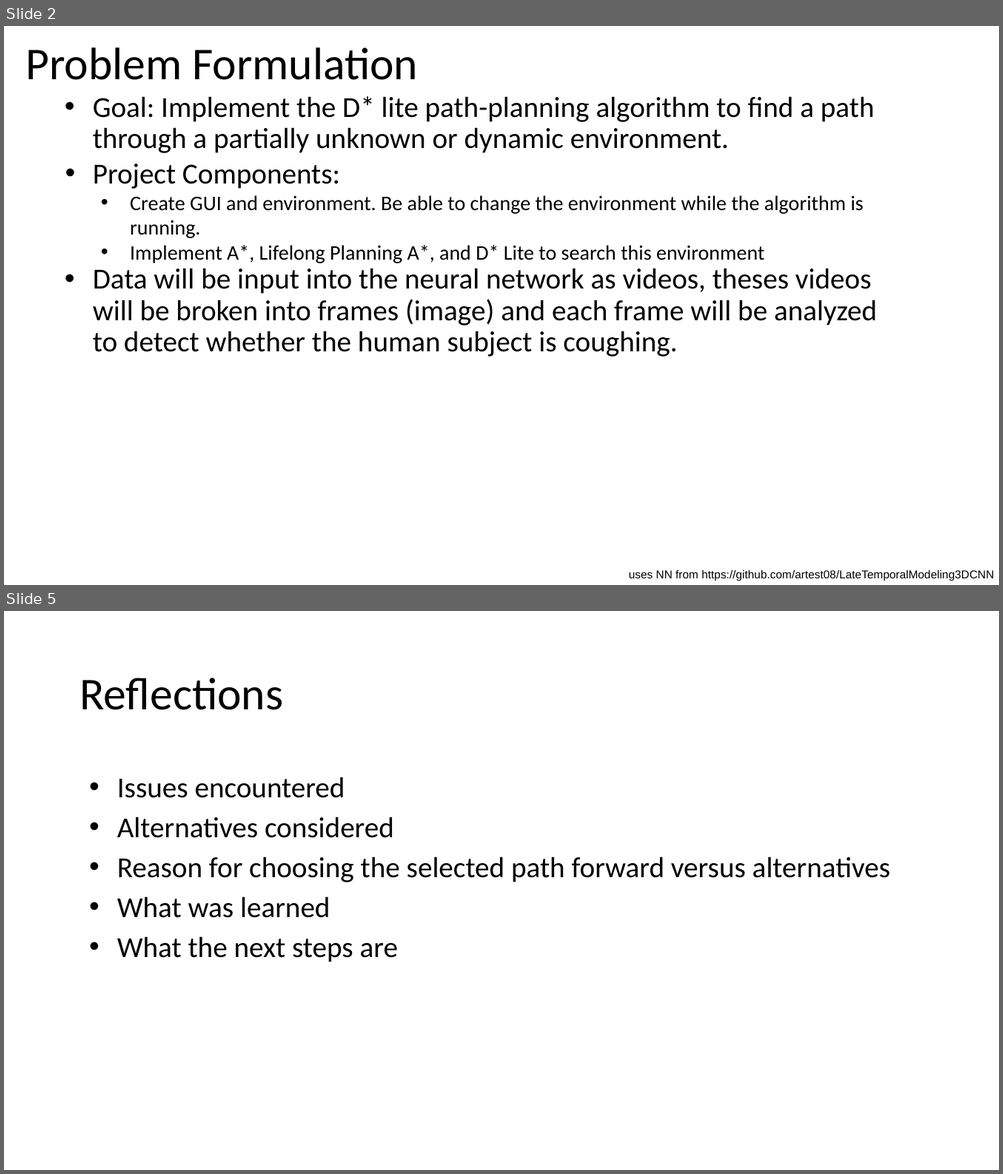
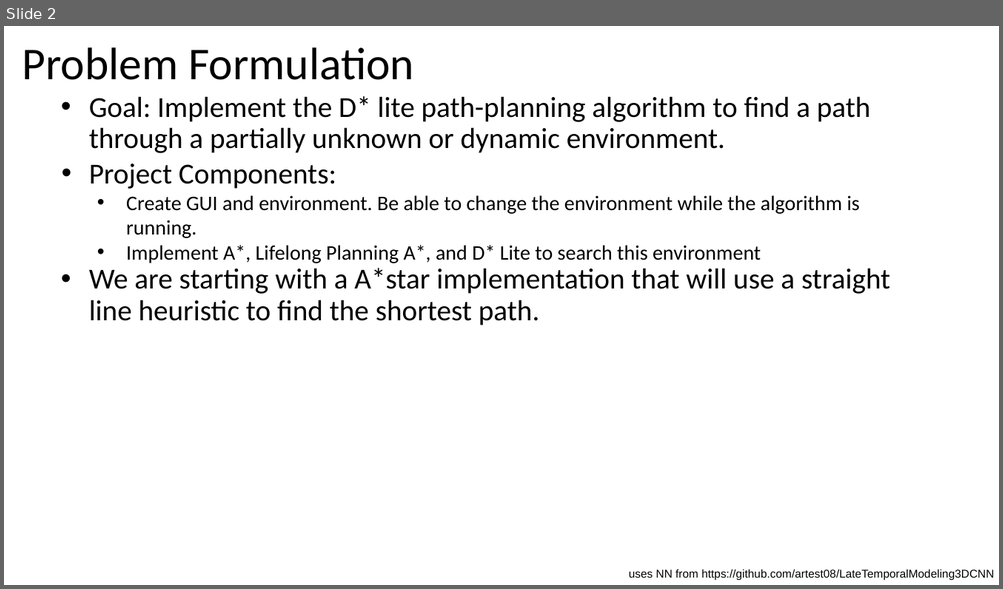
Before and after one commit to andrew-helms/Pathplanner, a slide deck: Project check-in 1.pptx. Shown one above the other, each under a label of ours: slides 2 and 5 before the commit, slide 2 after it; the slides between them are not shown. The pictures are 1003x1174 and 1003x589 pixels, drawn with LibreOffice and Linux fonts; fonts in the diff are those of the drawing. Boxes give left, top, right and bottom in pixels: in the first picture for what was removed or moved away, otherwise in the second. Text is boxed around its words. In the diff, an @@ line names an element or a change of style, - is before the commit and + after.

```diff
--- a/Project check-in 1.pptx
+++ b/Project check-in 1.pptx
@@ slide 5 removed at (4,611,999,1170), background #FFFFFF @@
@@ title removed at (79,678,283,710) @@
-Reflections
@@ text removed at (117,777,890,963) @@
-• Issues encountered
-• Alternatives considered
-• Reason for choosing the selected path forward versus alternatives
-• What was learned
-• What the next steps are
@@ slide 2 changed as well @@
@@ title "Problem Formulation": place and size @@
-title "Problem Formulation" at (25,47,418,80)
+title "Problem Formulation" at (22,47,414,80)
@@ text at (89,268,890,326): text changed @@
-• Data will be input into the neural network as videos, theses videos will be broken into frames (image) and each frame will be analyzed to detect whether the human subject is coughing.
+• We are starting with a A*star implementation that will use a straight line heuristic to find the shortest path.
```
Also in this commit, not shown: 1 other slide changed, 2 slides added, 1 other slide removed, 37 other files.
